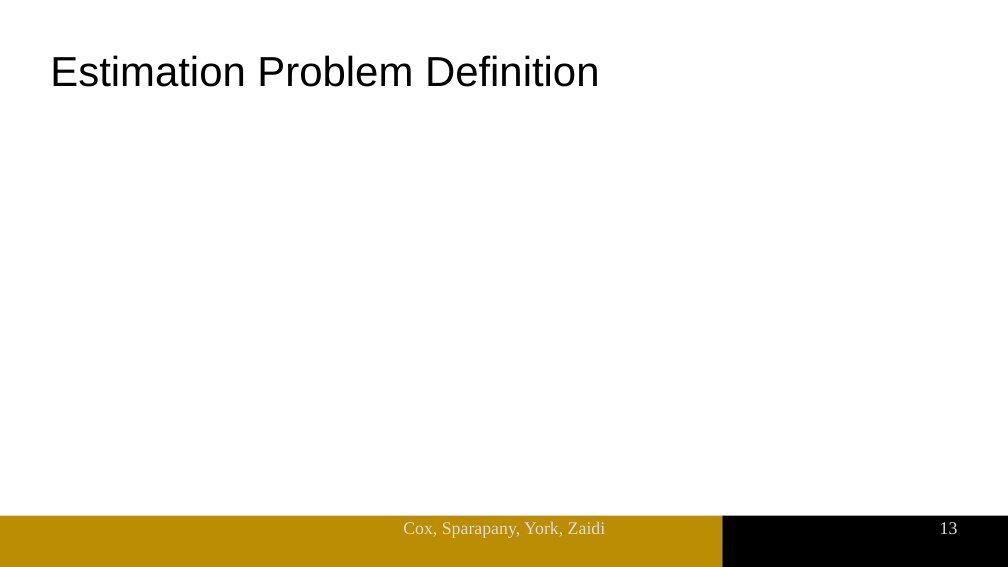
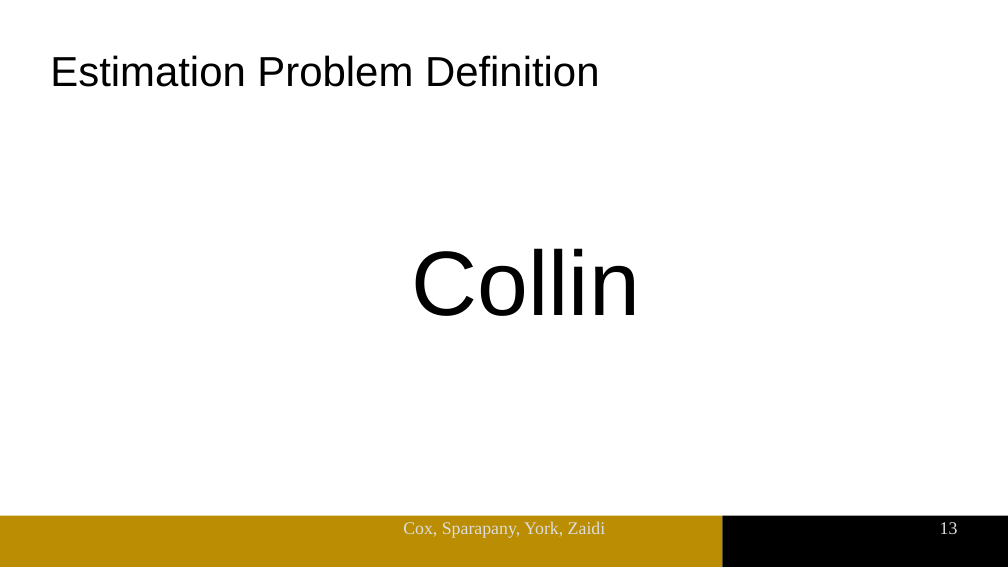
Before and after one commit to msparapa/aae568_project, a slide deck: slide 13 of presentation/MainSlides.odp. Drawn at 1008x567 pixels with LibreOffice and Linux fonts; fonts in the diff are those of the drawing; background and template pictures are left out. Boxes give left, top, right and bottom in pixels: in the first picture for what was removed or moved away, otherwise in the second. Text is boxed around its words. In the diff, an @@ line names an element or a change of style, - is before the commit and + after.

```diff
--- a/presentation/MainSlides.odp
+++ b/presentation/MainSlides.odp
@@ text added at (x1=411, y1=248, x2=640, y2=316), 72 pt, text #000000 @@
+Collin
```
Also in this commit, not shown: 13 other slides changed, 3 slides added, 1 slide removed, 1 other file.
